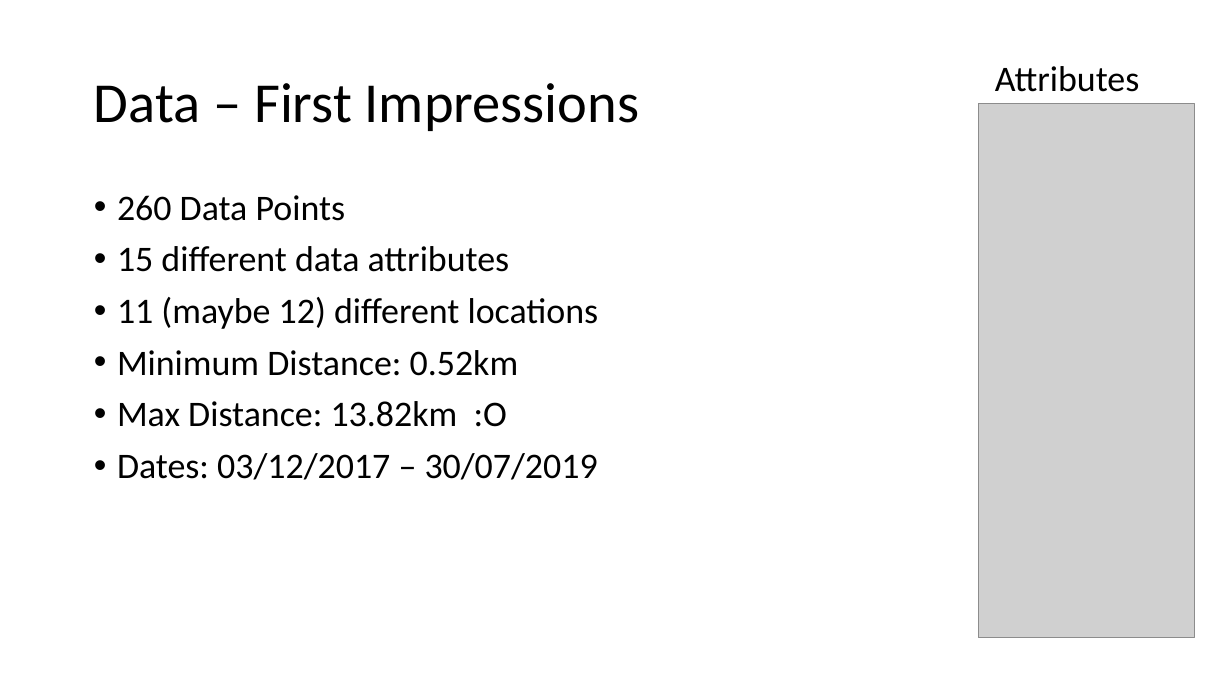
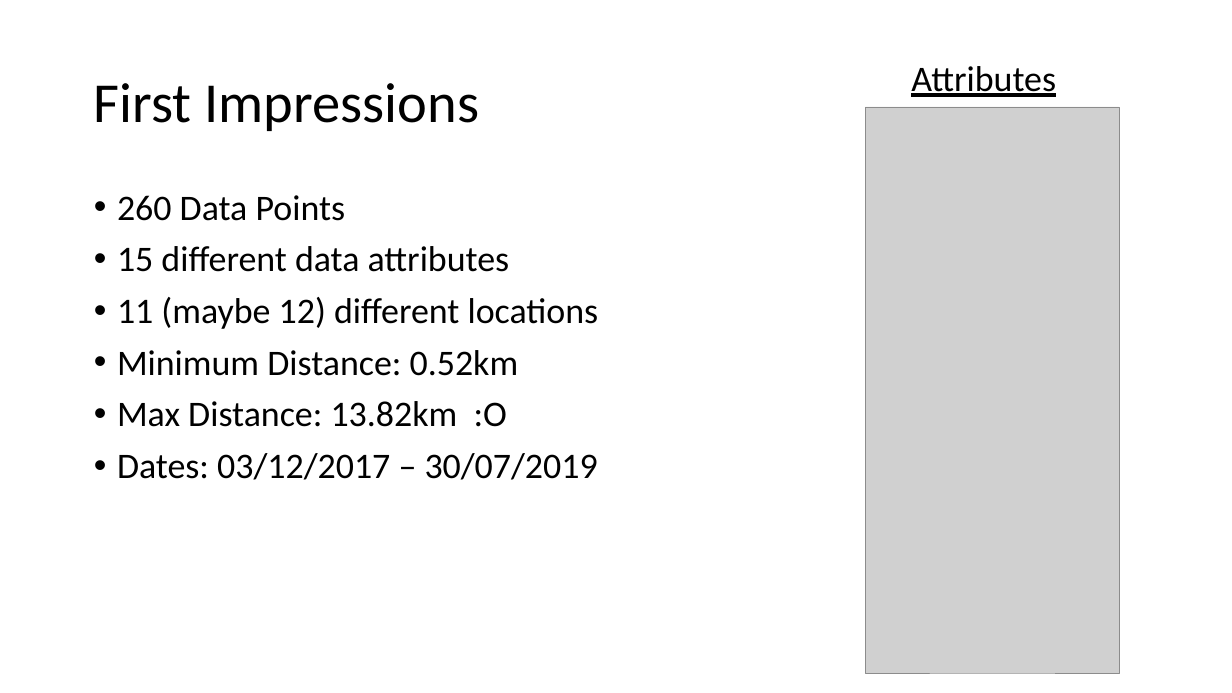
Before and after one commit to EdwinB12/Running, a slide deck: slide 5 of Data_Summary.pptx (slide 2 before the commit). Drawn at 1232x693 pixels with LibreOffice and Linux fonts; fonts in the diff are those of the drawing; grey boxes stand for pictures. Boxes give left, top, right and bottom in pixels: in the first picture for what was removed or moved away, otherwise in the second. Text is boxed around its words. In the diff, an @@ line names an element or a change of style, - is before the commit and + after.

```diff
--- a/Data_Summary.pptx
+++ b/Data_Summary.pptx
@@ text "Attributes" moved from (x1=995, y1=66, x2=1140, y2=92) to (x1=911, y1=66, x2=1056, y2=97) @@
@@ text "Attributes" at (x1=911, y1=66, x2=1056, y2=97): underline on @@
@@ title at (x1=94, y1=83, x2=479, y2=131): text changed @@
-Data – First Impressions
+First Impressions
@@ picture resized from (x1=979, y1=104, x2=1195, y2=638) to (x1=866, y1=107, x2=1120, y2=674) @@
```
Also in this commit, not shown: 14 slides added, 5 other files.
